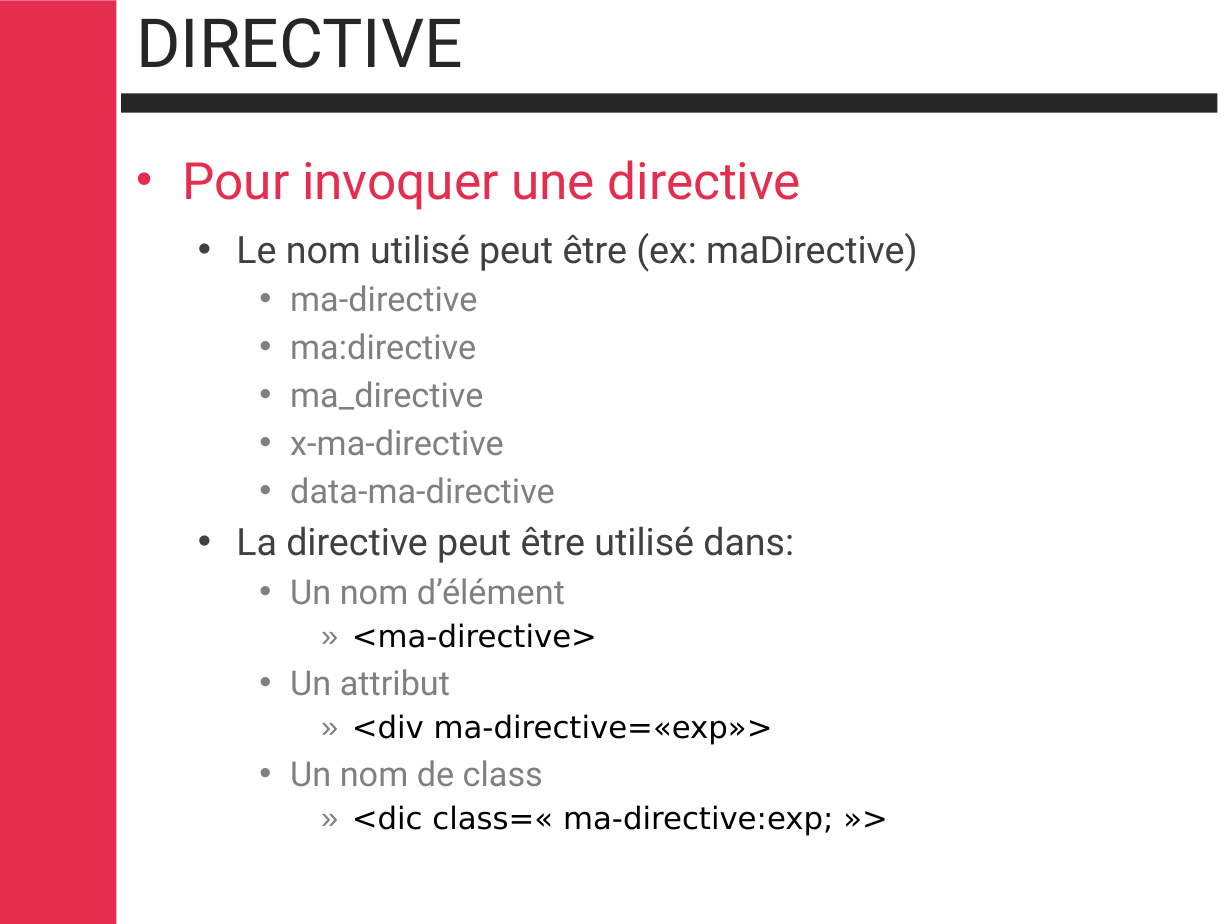
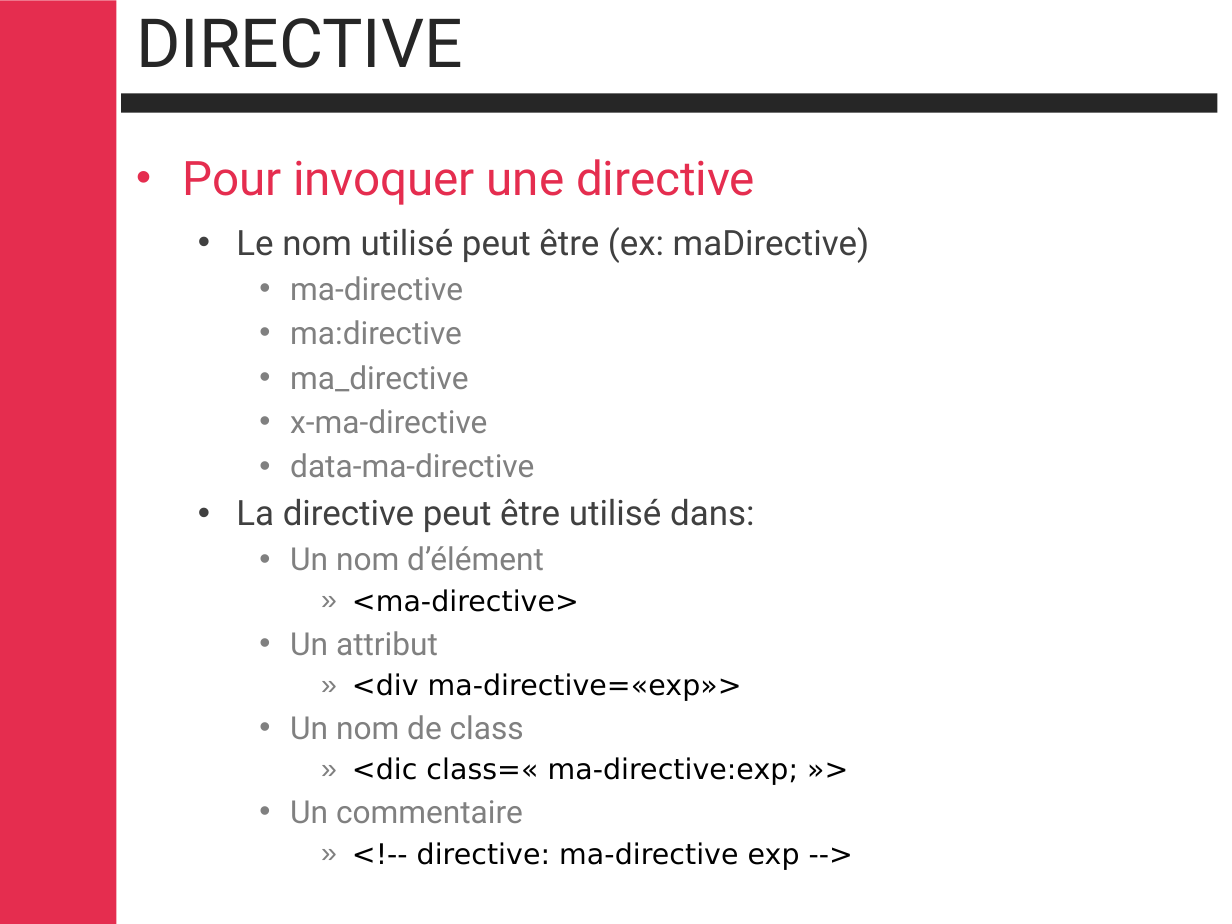
Before and after one commit to cbalit/handson-angular, a slide deck: slide 84 of Angular.pptx (slide 50 before the commit). Drawn at 1232x924 pixels with LibreOffice and Linux fonts; fonts in the diff are those of the drawing; background and template pictures are left out. Boxes give left, top, right and bottom in pixels: in the first picture for what was removed or moved away, otherwise in the second. Text is boxed around its words. In the diff, an @@ line names an element or a change of style, - is before the commit and + after.

```diff
--- a/Angular.pptx
+++ b/Angular.pptx
@@ text at (x1=182, y1=159, x2=869, y2=785): size 30 to 27.8 pt in "Pour invoquer une directive"; size 22 to 20.4 pt in "Le nom utilisé peut être (ex: maDirective)", "La directive peut être utilisé dans:"; size 20 to 18.5 pt in "ma-directive", "ma:directive", "ma_directive", "x-ma-directive" and 4 more places; size 18 to 16.6 pt in "<ma-directive>", "<div ma-directive=«exp»>", "<dic class=« ma-directive:exp; »>" @@
@@ text at (x1=290, y1=800, x2=800, y2=870): paragraphs added @@
+    • Un commentaire
+      » <!-- directive: ma-directive exp -->
```
Also in this commit, not shown: 23 other slides changed, 57 slides added, 14 slides removed.
